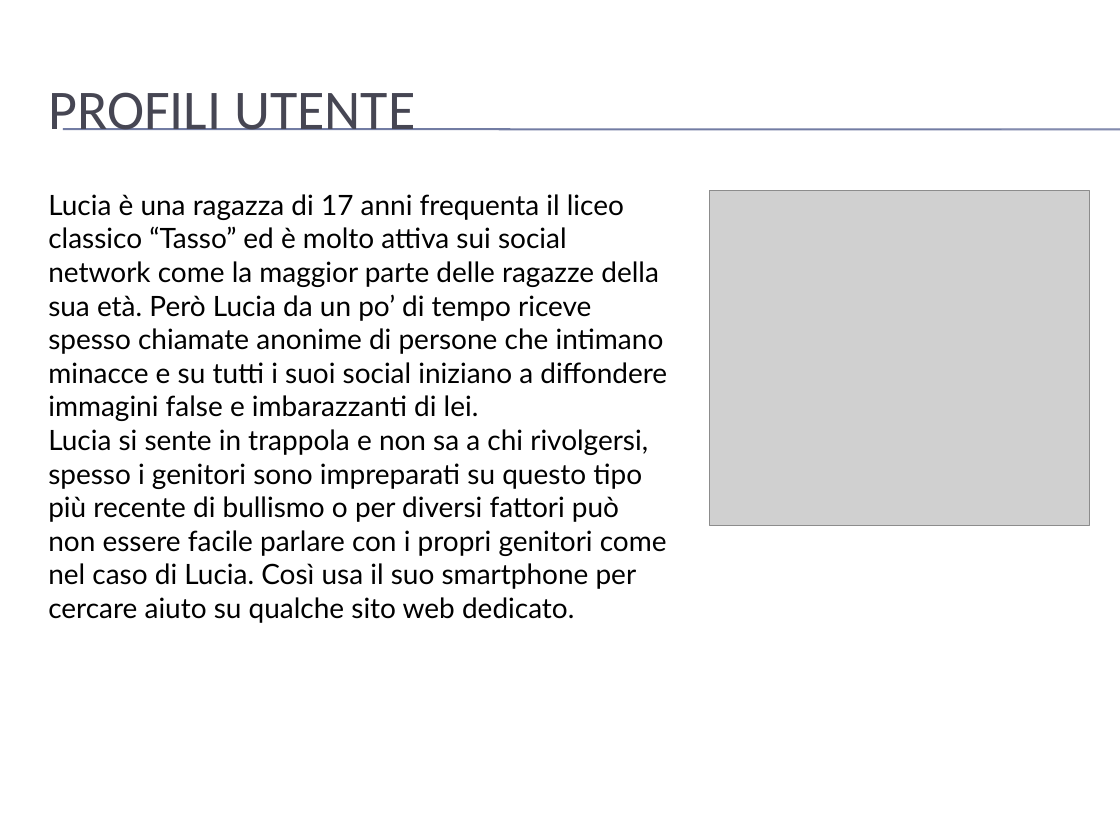
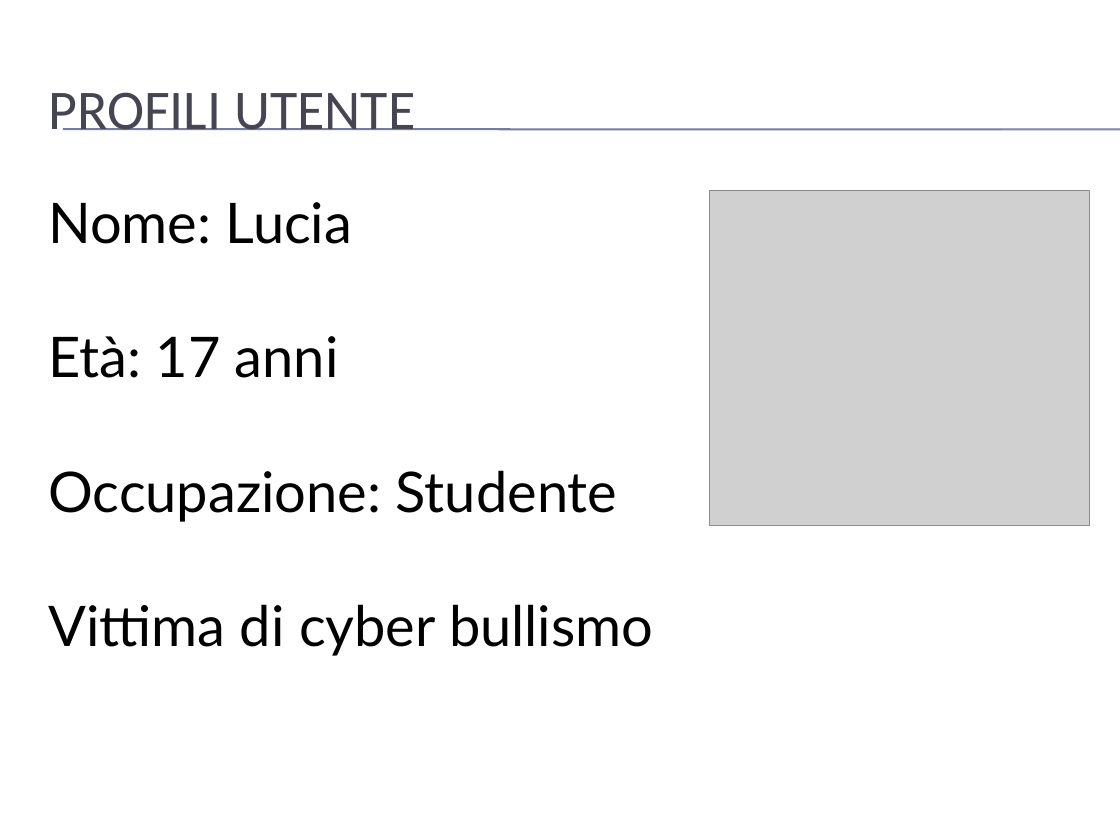
Before and after one commit to mario-santoro/Bullyingless, a slide deck: slide 7 of Assignment n.4/presentazione.pptx. Drawn at 1120x840 pixels with LibreOffice and Linux fonts; fonts in the diff are those of the drawing; grey boxes stand for pictures; background and template pictures are left out. Boxes give left, top, right and bottom in pixels: in the first picture for what was removed or moved away, otherwise in the second. Text is boxed around its words. In the diff, an @@ line names an element or a change of style, - is before the commit and + after.

```diff
--- a/Assignment n.4/presentazione.pptx
+++ b/Assignment n.4/presentazione.pptx
@@ text at [48, 202, 653, 656]: text changed; size 18 to 36 pt @@
-Lucia è una ragazza di 17 anni frequenta il liceo classico “Tasso” ed è molto attiva sui social network come la maggior parte delle ragazze della sua età. Però Lucia da un po’ di tempo riceve spesso chiamate anonime di persone che intimano minacce e su tutti i suoi social iniziano a diffondere immagini false e imbarazzanti di lei.
-Lucia si sente in trappola e non sa a chi rivolgersi, spesso i genitori sono impreparati su questo tipo più recente di bullismo o per diversi fattori può non essere facile parlare con i propri genitori come nel caso di Lucia. Così usa il suo smartphone per cercare aiuto su qualche sito web dedicato.
+Nome: Lucia
+Età: 17 anni
+Occupazione: Studente
+Vittima di cyber bullismo
```
Also in this commit, not shown: 13 other slides changed, 1 slide removed.
